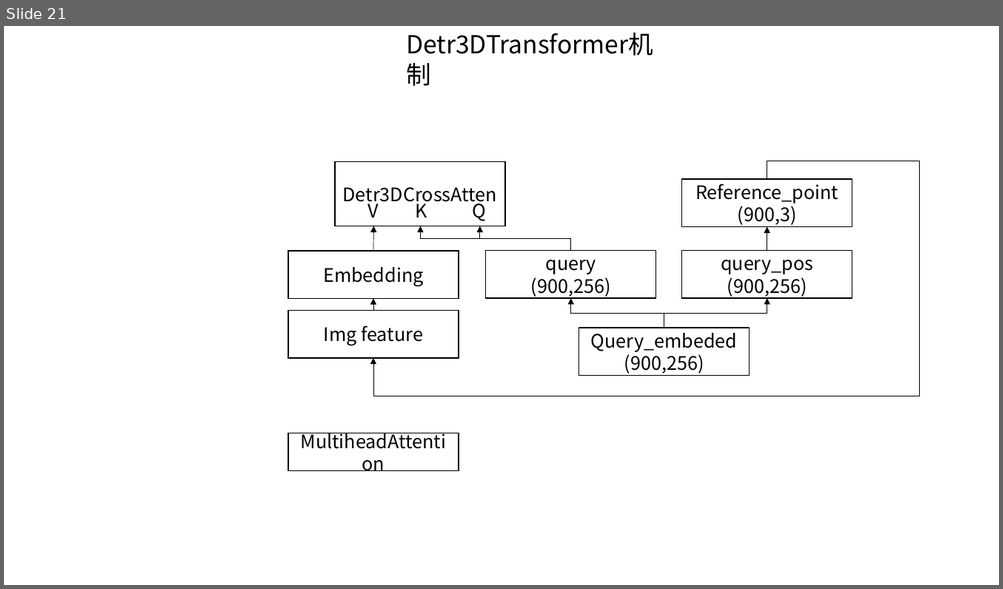
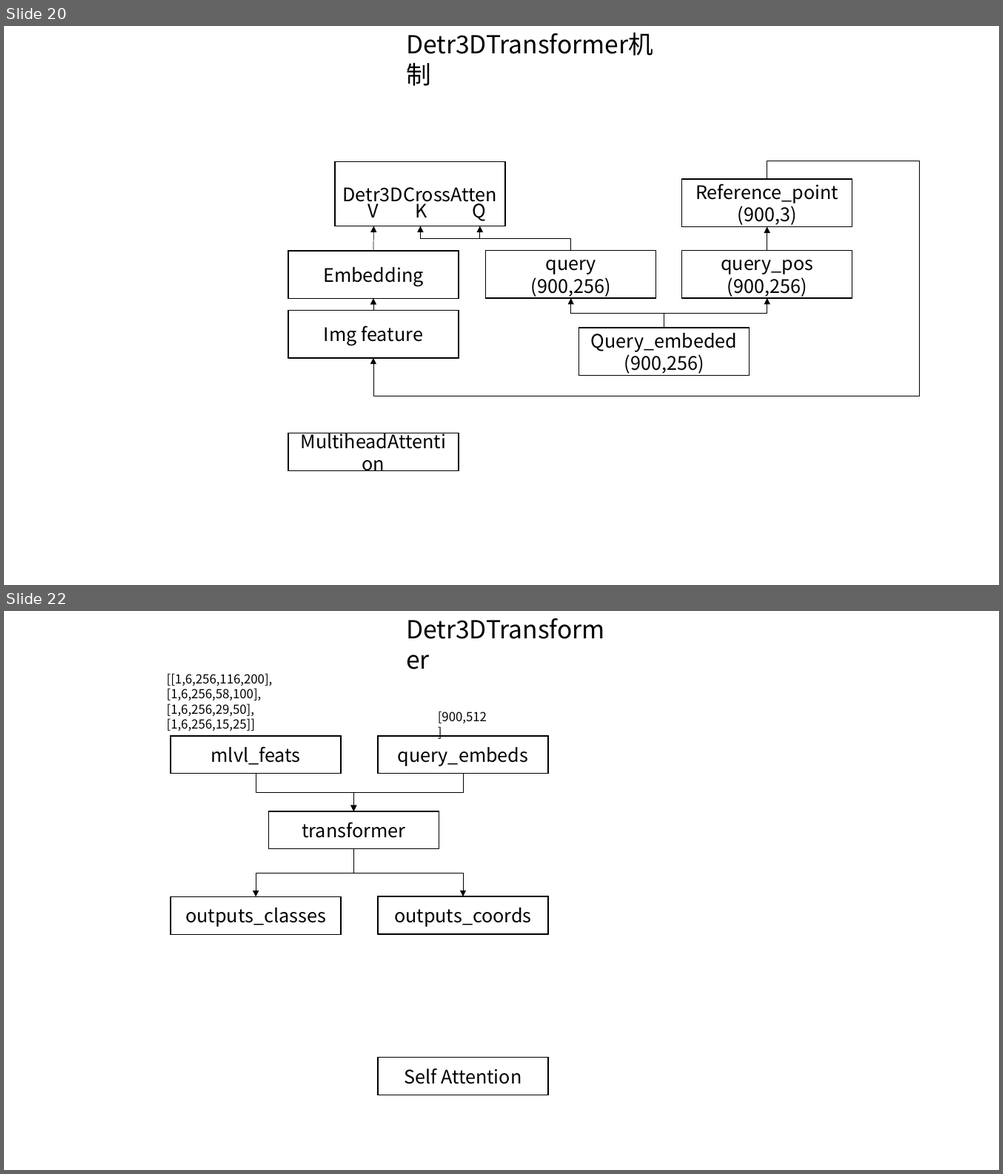
Before and after one commit to foxbao/mmlab_install, a slide deck: 数据集结构.pptx. Shown one above the other, each under a label of ours: slide 21 before the commit, slides 20 and 22 after it; the slides between them are not shown. The pictures are 1003x589 and 1003x1174 pixels, drawn with LibreOffice and Linux fonts; fonts in the diff are those of the drawing. Boxes give left, top, right and bottom in pixels: in the first picture for what was removed or moved away, otherwise in the second. Text is boxed around its words. In the diff, an @@ line names an element or a change of style, - is before the commit and + after.

```diff
--- a/数据集结构.pptx
+++ b/数据集结构.pptx
@@ slide 22 added at box(4, 611, 999, 1170), background #FFFFFF @@
@@ text added at box(398, 611, 622, 647), 24 pt, text #000000 @@
+Detr3DTransformer
@@ text added at box(167, 673, 273, 731), 12 pt, text #000000 @@
+[[1,6,256,116,200],
+[1,6,256,58,100],
+[1,6,256,29,50],
+[1,6,256,15,25]]
@@ text added at box(438, 711, 486, 723), 12 pt, text #000000 @@
+[900,512]
@@ rectangle added at box(170, 736, 341, 774), outline #000000 1 pt, 18 pt, text #000000 @@
+mlvl_feats
@@ rectangle added at box(378, 736, 548, 774), outline #000000 1 pt, 18 pt, text #000000 @@
+query_embeds
@@ elbow arrow added from (256, 774) to (354, 812), #000000 0.5 pt @@
@@ elbow arrow added from (463, 774) to (354, 812), #000000 0.5 pt @@
@@ rectangle added at box(269, 812, 439, 849), outline #000000 1 pt, 18 pt, text #000000 @@
+transformer
@@ elbow arrow added from (354, 849) to (256, 897), #000000 0.5 pt @@
@@ elbow arrow added from (354, 849) to (463, 897), #000000 0.5 pt @@
@@ rectangle added at box(170, 897, 341, 934), outline #000000 1 pt, 18 pt, text #000000 @@
+outputs_classes
@@ rectangle added at box(378, 897, 548, 934), outline #000000 1 pt, 18 pt, text #000000 @@
+outputs_coords
@@ rectangle added at box(378, 1058, 548, 1095), outline #000000 1 pt, 18 pt, text #000000 @@
+Self Attention
@@ what was slide 21 is now slide 20 @@
```
Also in this commit, not shown: 4 slides changed, 6 other slides added, 2 slides removed, 6 other files.
